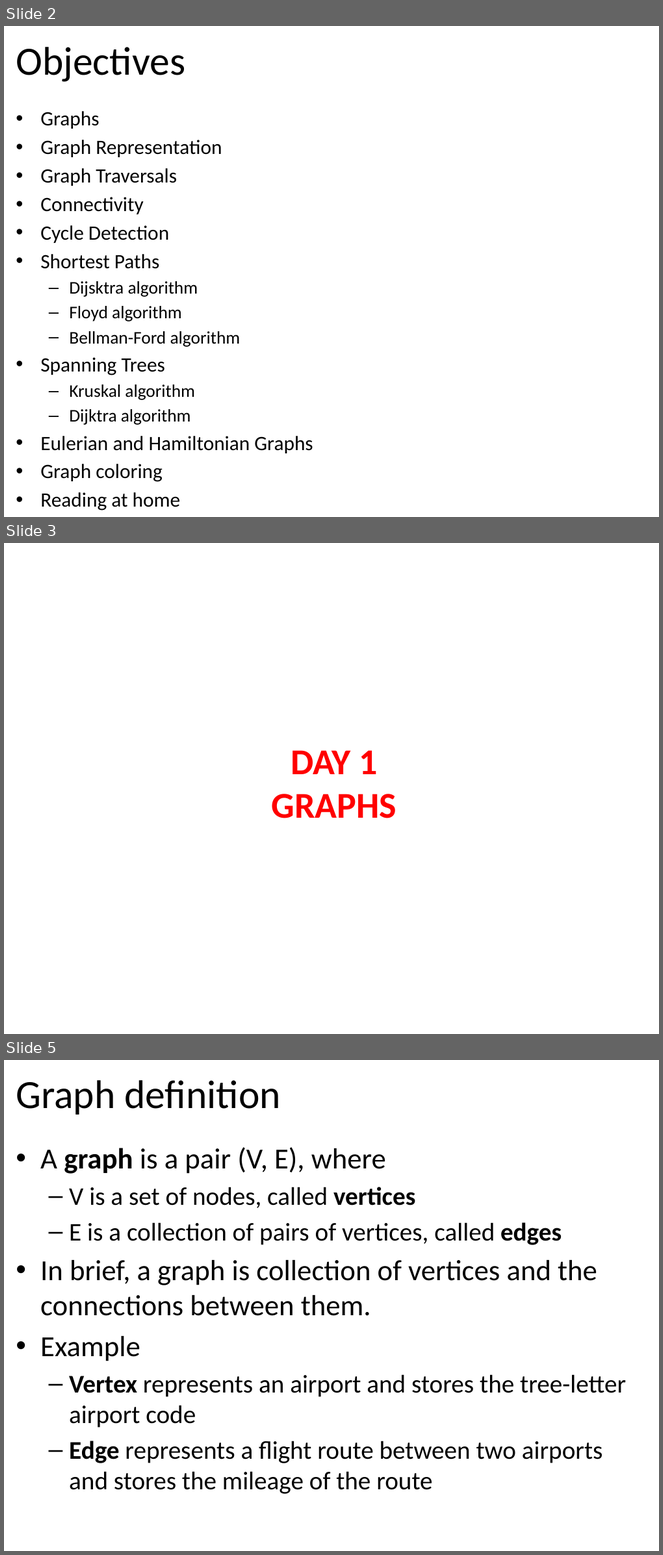
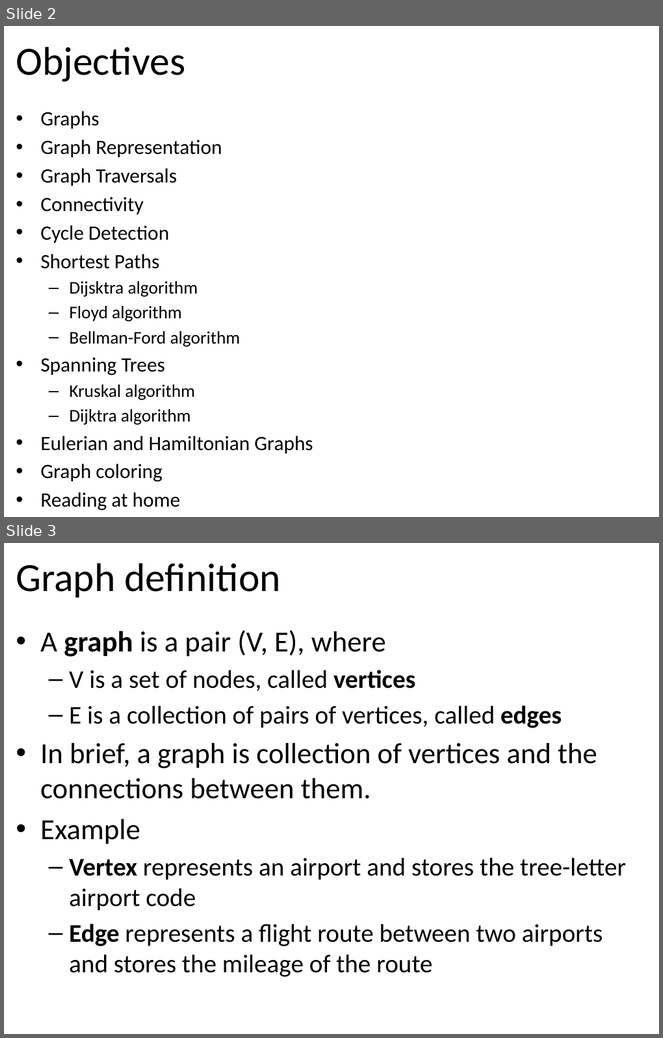
Before and after one commit to tutrunghieu/dsa-2017-java-tutorial, a slide deck: dsa2017-java-online/handouts/data-day07-graph/Lecture 12 - Chapter 08 - Graphs - Part 1.pptx. Shown one above the other, each under a label of ours: slides 2, 3 and 5 before the commit, slides 2 and 3 after it; the slides between them are not shown. The pictures are 663x1555 and 663x1038 pixels, drawn with LibreOffice and Linux fonts; fonts in the diff are those of the drawing. Boxes give left, top, right and bottom in pixels: in the first picture for what was removed or moved away, otherwise in the second. Text is boxed around its words. In the diff, an @@ line names an element or a change of style, - is before the commit and + after.

```diff
--- a/dsa2017-java-online/handouts/data-day07-graph/Lecture 12 - Chapter 08 - Graphs - Part 1.pptx
+++ b/dsa2017-java-online/handouts/data-day07-graph/Lecture 12 - Chapter 08 - Graphs - Part 1.pptx
@@ slide 3 removed at (4, 543, 659, 1034), background #FFFFFF @@
@@ title removed at (272, 750, 397, 819) @@
-DAY 1
-GRAPHS
@@ what was slide 5 is now slide 3 @@
```
Also in this commit, not shown: 3 slides changed, 6 slides added, 7 other slides removed, 6 other files.
